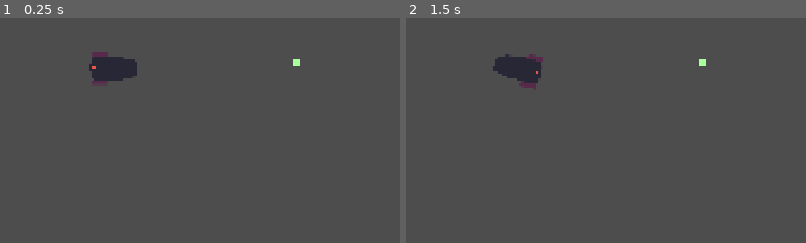
Above: before the commit, frames 1-2 (left to right).
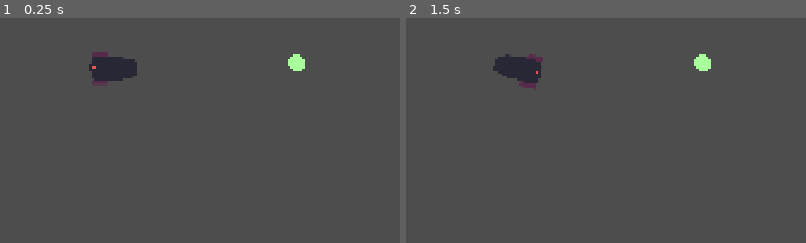
Above: after the commit, the same moments.

Repository: rmkubik/chain-reaction
Game: Godot game, scene res://ryan.tscn
Two runs of this game, one before a commit and one after it. Both use one fixed random seed, a clock stepped at 60 frames per second and the inputs below. This scene is started directly instead of the project's main scene.
Inputs (mouse positions are % of the whole screen's width and height, from its top left):
- Up to frame 1 (0.25 s): no input
- Up to frame 2 (1.5 s): tap Enter at 0.5 s; drag from (14, 11) to (60, 28) at 0.52 s; tap Space at 1.25 s; drag from (30, 55) to (37, 10) at 1.27 s
The pictures show only the part of the screen within x 0-50%, y 0-50%; the shares and areas given below are measured in that part.

The runs differ from the first frame. In frame 1, 0.2% of the frame differs, in the area x 72-77%, y 16-24%; in frame 2, 0.2%.

Commit message:
Fix goal sizing

Diff:
--- a/goal.gd
+++ b/goal.gd
@@ -17,7 +17,7 @@
 	var color = Color.hex(0xa9ff9cff)
 	if (isColliding):
 		color = Color.hex(0x13ad3cff)
-	draw_circle(Vector2(0,0), 10, color)
+	draw_circle(Vector2(0,0), collisionShape.shape.radius, color)
 
 
 #func _process(delta):
--- a/goal.tscn
+++ b/goal.tscn
@@ -3,7 +3,7 @@
 [ext_resource type="Script" uid="uid://d4d6pyttcqncw" path="res://goal.gd" id="1_6k3qi"]
 
 [sub_resource type="CircleShape2D" id="CircleShape2D_7sh37"]
-radius = 50.0
+radius = 20.0
 
 [node name="Goal" type="Node2D"]
 script = ExtResource("1_6k3qi")
@@ -11,7 +11,6 @@
 [node name="Area2D" type="Area2D" parent="."]
 
 [node name="CollisionShape2D" type="CollisionShape2D" parent="Area2D"]
-scale = Vector2(1e-05, 1e-05)
 shape = SubResource("CircleShape2D_7sh37")
 
 [connection signal="body_entered" from="Area2D" to="." method="_on_area_2d_body_entered"]
